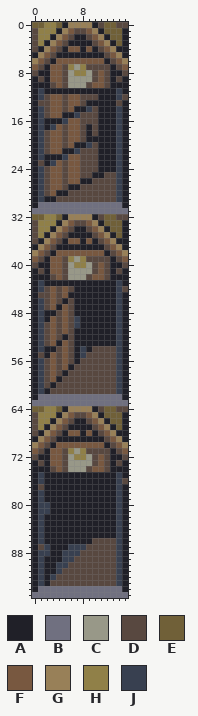
Sprite sheet, stored at graphics/door_anims/whitecliff_inn.png. That is the earlier state.
The file is 16x96 pixels.
Palette (. is transparent): A #202028  B #707080  C #989888  D #584840  E #706038  F #785840  G #988058  H #908048  J #384050
New version:
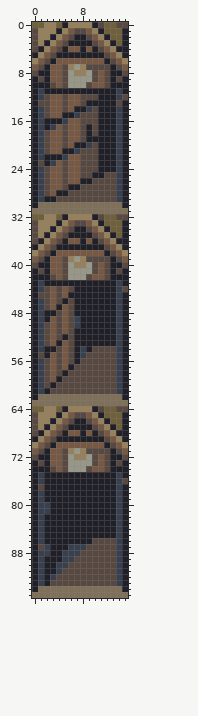
Edits made:
{"colour":"B","old":"#707080","new":"#807058"}
{"y":0,"x":2,"old":"HH","new":"GG"}
{"y":1,"x":1,"old":"HHH","new":"GGG"}
{"y":2,"x":1,"old":"HH","new":"GG"}
{"y":3,"x":1,"old":"H","new":"G"}
{"y":7,"x":6,"old":"H","new":"G"}
{"y":7,"x":8,"old":"H","new":"G"}
{"y":8,"x":7,"old":"HH","new":"GG"}
{"y":32,"x":2,"old":"HH","new":"GG"}
{"y":33,"x":1,"old":"HHH","new":"GGG"}
{"y":34,"x":1,"old":"HH","new":"GG"}
{"y":35,"x":1,"old":"H","new":"G"}
{"y":39,"x":6,"old":"H","new":"G"}
{"y":39,"x":8,"old":"H","new":"G"}
{"y":40,"x":7,"old":"HH","new":"GG"}
{"y":64,"x":2,"old":"HH","new":"GG"}
{"y":65,"x":1,"old":"HHH","new":"GGG"}
{"y":66,"x":1,"old":"HH","new":"GG"}
{"y":67,"x":1,"old":"H","new":"G"}
{"y":71,"x":6,"old":"H","new":"G"}
{"y":71,"x":8,"old":"H","new":"G"}
{"y":72,"x":7,"old":"HH","new":"GG"}
{"label":"changed","picture_box":[38,22,56,46]}
{"label":"changed","picture_box":[68,64,86,76]}
{"label":"changed","picture_box":[32,202,128,238]}
{"label":"changed","picture_box":[68,256,86,268]}
{"label":"changed","picture_box":[32,394,128,430]}
{"label":"changed","picture_box":[68,448,86,460]}
{"label":"changed","picture_box":[32,586,128,598]}
